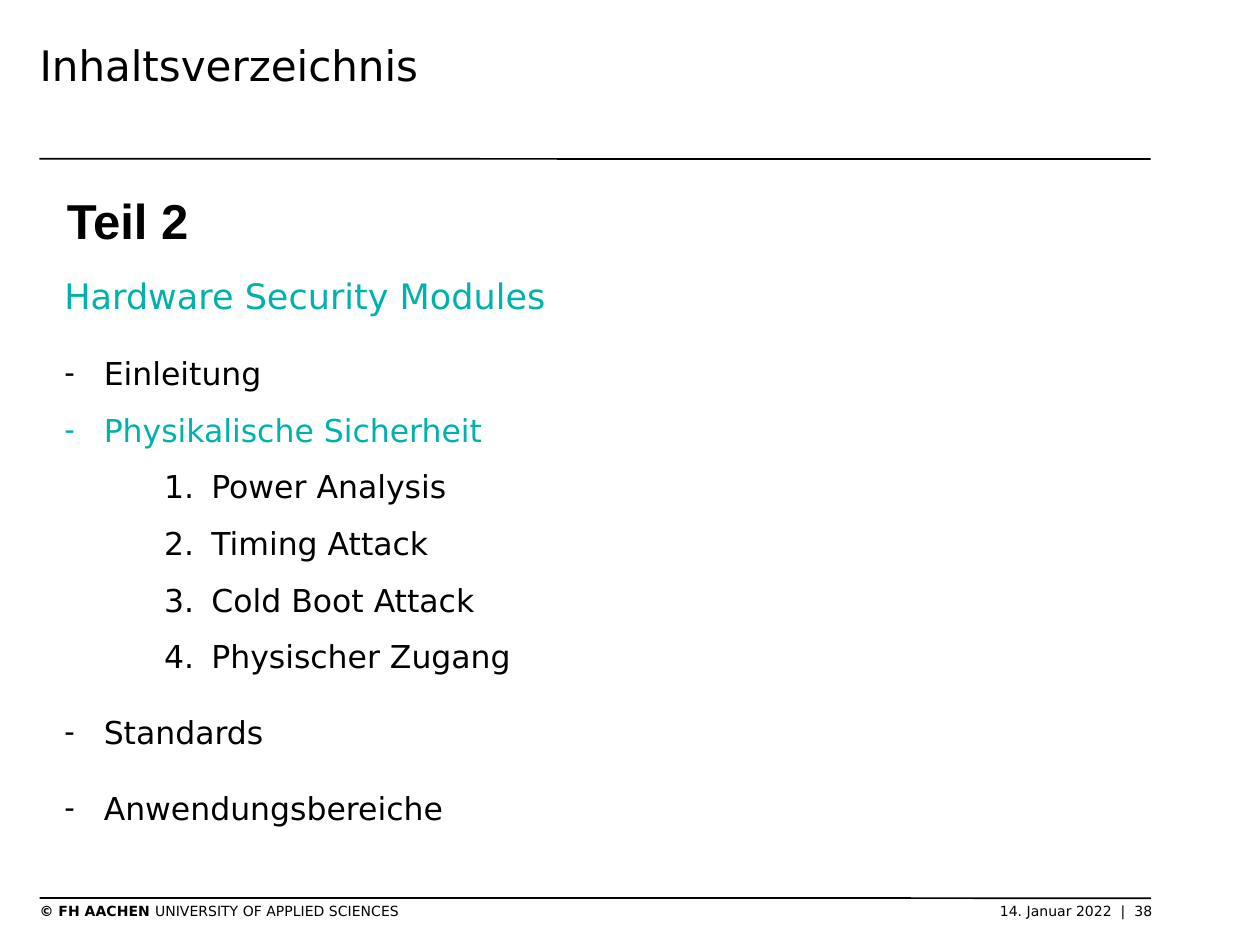
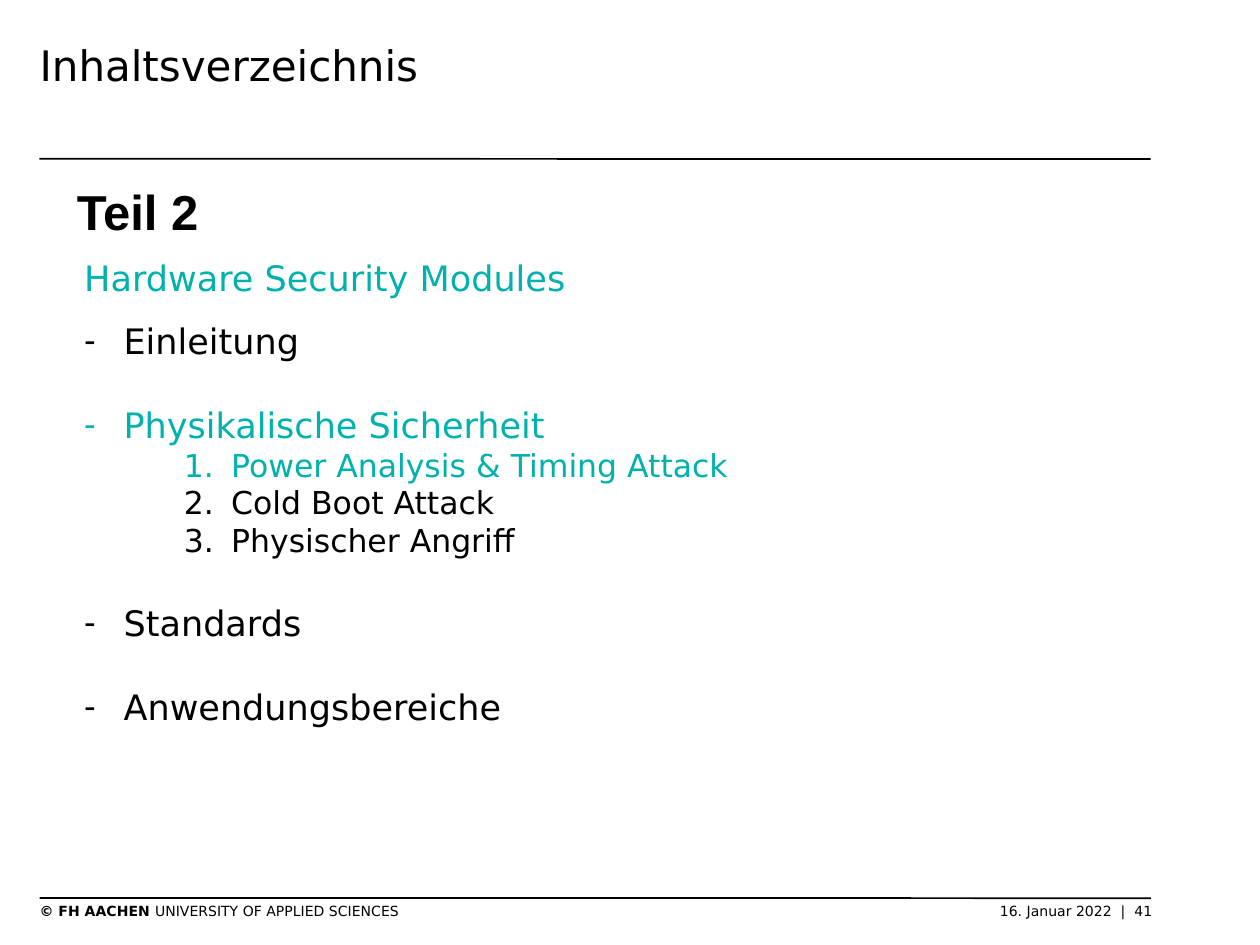
Before and after one commit to SchmickHub/Bachmann---Dahlhaus, a slide deck: slide 41 of Seitenkanal und HSM Folien.pptx (slide 38 before the commit). Drawn at 1260x945 pixels with LibreOffice and Linux fonts; fonts in the diff are those of the drawing; background and template pictures are left out. Boxes give left, top, right and bottom in pixels: in the first picture for what was removed or moved away, otherwise in the second. Text is boxed around its words. In the diff, an @@ line names an element or a change of style, - is before the commit and + after.

```diff
--- a/Seitenkanal und HSM Folien.pptx
+++ b/Seitenkanal und HSM Folien.pptx
@@ text "Teil 2": place and size @@
-text "Teil 2" at (67, 203, 188, 240)
+text "Teil 2" at (77, 194, 198, 231)
@@ text "Hardware Security Modules": place and size @@
-text "Hardware Security Modules" at (64, 282, 546, 827)
+text "Hardware Security Modules" at (84, 264, 727, 728)
@@ text at (124, 327, 545, 728): size 18 to 20 pt in "Einleitung", "Physikalische Sicherheit", "Standards", "Anwendungsbereiche"; line spacing 2 to 1.5; line spacing 1.5 to 2; line spacing 1.5 to 1 @@
@@ text at (231, 453, 727, 484): text changed; text colour #000000 to #00B1AC @@
-    1. Power Analysis
-    2. Timing Attack
+    1. Power Analysis & Timing Attack
@@ text at (231, 528, 515, 559): text changed @@
-    4. Physischer Zugang
+    3. Physischer Angriff
@@ text at (58, 905, 1152, 919): text changed @@
-© FH AACHEN UNIVERSITY OF APPLIED SCIENCES 14. Januar 2022 | 38
+© FH AACHEN UNIVERSITY OF APPLIED SCIENCES 16. Januar 2022 | 41
```
Also in this commit, not shown: 20 other slides changed, 8 slides added, 2 slides removed, 5 other files.
